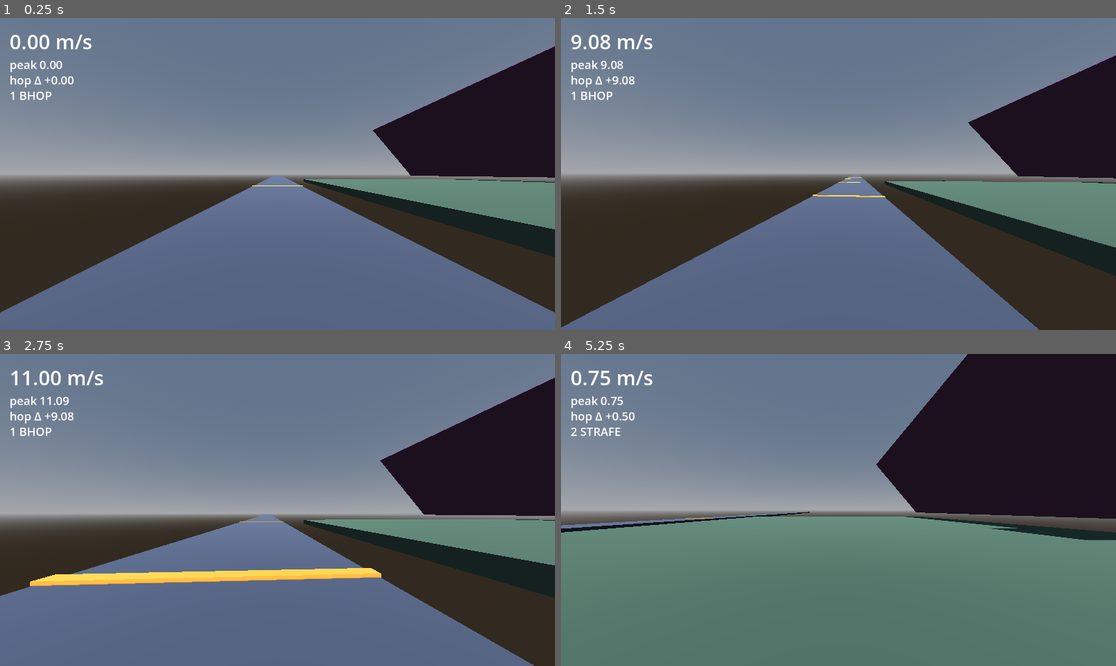
Above: before the commit, frames 1-4 (two rows, left to right).
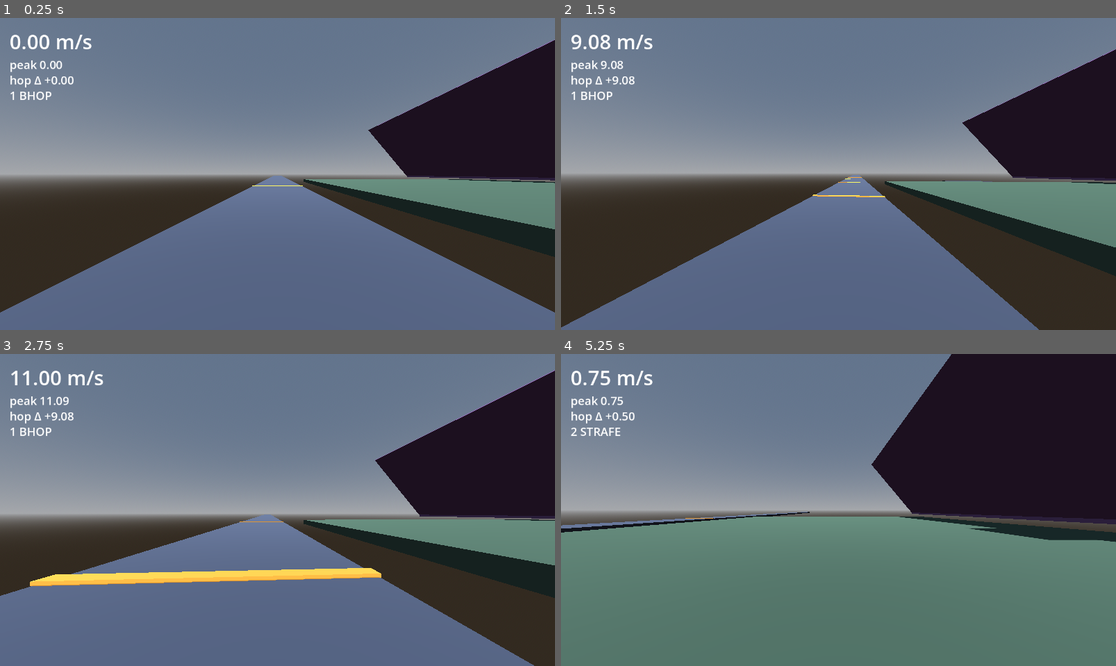
Above: after the commit, the same moments.

Repository: Crawford-Young/what-is-dark
Game: Godot game, scene res://scenes/momentum_lab.tscn
The game is run twice, just before and just after one commit, with the same random seed, the same clock (stepped at 60 frames per second) and the same inputs. This scene is started directly instead of the project's main scene.
Inputs (mouse positions are in pixels of both pictures, inside the frame that each line leads up to):
- Up to frame 1 (0.25 s): no input
- Up to frame 2 (1.5 s): tap Enter at 0.5 s; move the mouse to (866, 174) at 0.52 s; hold Q (glance) 0.53-1.28 s; hold W (move_forward) from 0.53 s (still down); click (866, 174) at 0.67 s; tap Space (jump) at 0.77 s; move the mouse to (810, 174) at 1.27 s; tap Shift at 1.35 s
- Up to frame 3 (2.75 s): keep holding W (move_forward); tap Space (jump) at 1.52 s; move the mouse to (288, 503) at 2.02 s; tap Alt at 2.1 s
- Up to frame 4 (5.25 s): keep holding W (move_forward); move the mouse to (832, 516) at 2.77 s; tap Ctrl at 2.85 s; click (832, 516) at 2.92 s; tap Space (jump) at 3.02, 3.77, 4.52 s; move the mouse to (877, 513) at 3.52 s; tap R at 3.6 s; move the mouse to (794, 506) at 4.27 s; tap 1 at 4.35 s; move the mouse to (844, 510) at 5.02 s; tap 2 at 5.1 s; click (844, 510) at 5.17 s

The runs differ from the first frame. In frame 1, 0.8% of the frame differs, in the area x 66-100%, y 6-54%; in frame 2, 0.7%; in frame 3, 0.9%; in frame 4, 1.5%, in the area x 55-100%, y 0-61%.

Commit message:
fix: source crease clipping for multi-plane contacts, flat-bottom valley
Co-Authored-By: Claude Fable 5 <noreply@anthropic.com>

Diff:
--- a/scripts/logic/source_move.gd
+++ b/scripts/logic/source_move.gd
@@ -42,6 +42,23 @@
 	return velocity - normal * velocity.dot(normal) * OVERBOUNCE
 
 
+## Source TryPlayerMove multi-plane semantics — clip each opposing plane; if still moving into
+## a clipped plane pair, slide along their crease (intersection line).
+static func clip_multi(velocity: Vector3, normals: Array[Vector3]) -> Vector3:
+	for n in normals:
+		if velocity.dot(n) < 0.0:
+			velocity = clip_velocity(velocity, n)
+	if normals.size() >= 2:
+		for i in normals.size():
+			for j in range(i + 1, normals.size()):
+				if velocity.dot(normals[i]) < -0.001 or velocity.dot(normals[j]) < -0.001:
+					var crease := normals[i].cross(normals[j])
+					if crease.length_squared() > 0.000001:
+						crease = crease.normalized()
+						velocity = crease * velocity.dot(crease)
+	return velocity
+
+
 static func jump(velocity: Vector3) -> Vector3:
 	return Vector3(velocity.x, JUMP_SPEED, velocity.z)
 
--- a/scripts/momentum_lab.gd
+++ b/scripts/momentum_lab.gd
@@ -5,9 +5,10 @@
 const STATIONS := [
 	{"label": "1 BHOP", "spawn": Vector3(0, 1.0, 5.0)},
 	{"label": "2 STRAFE", "spawn": Vector3(40, 1.0, 0.0)},
-	{"label": "3 SURF", "spawn": Vector3(64, 33, 12)},
+	{"label": "3 SURF", "spawn": Vector3(61, 33, 12)},
 ]
 const SURF_RAMP_ANGLE := 50.0  ## both valley faces share this angle (> floor_max_angle 45)
+const VALLEY_FLAT_HALF_WIDTH := 3.0  ## flat-bottom gap: real pipes have transitions, not a sharp V
 
 var _station := 0
 var _peak_speed := 0.0
@@ -80,12 +81,16 @@
 
 
 func _build_surf_run() -> void:
-	# Half-pipe valley: two huge panels tilted TOWARD each other (U shape). Bottom edges meet
-	# exactly at (90, 1, z); outboard top edges at x = 90±25.71, y ≈ 31.64. Momentum carved down
-	# one face carries the rider up the other — the canonical surf valley element.
+	# Half-pipe valley: two huge panels tilted TOWARD each other (U shape), flat-bottomed —
+	# a sharp V is hostile geometry (the crease pins riders dead), real pipes have transitions.
+	# Bottom edges land at x = 90∓3, y = 1 (VALLEY_FLAT_HALF_WIDTH outboard of the old sharp
+	# meeting point); outboard top edges at x = 90±28.71, y ≈ 31.64. Momentum carved down one
+	# face carries the rider up the other — the canonical surf valley element.
 	_valley_pair(-40.0, SURF_RAMP_ANGLE, 1.0, 20.0, 120.0)
-	# Drop-in platform: top y 32, just outboard of the left face's top edge (≈64.3, 31.6).
-	_add_box(Vector3(64, 31.5, 14), Vector3(8, 1, 8), 0.0, Color(0.5, 0.4, 0.3))
+	# Flush floor strip between the two bottom edges: x 87..93, top y 1, full valley length.
+	_add_box(Vector3(90, 0.5, -40), Vector3(6, 1, 120), 0.0, Color(0.45, 0.3, 0.5))
+	# Drop-in platform: top y 32, just outboard of the left face's top edge (≈61.3, 31.6).
+	_add_box(Vector3(61, 31.5, 14), Vector3(8, 1, 8), 0.0, Color(0.5, 0.4, 0.3))
 	# Pit: top y -12, spans x 60..120, z 50..-104 (shortened from -110 to avoid overlapping runout).
 	_add_box(Vector3(90, -12.5, -27), Vector3(60, 1, 154), 0.0, Color(0.08, 0.06, 0.08))
 	# Catch runout: top y -4, spans z -104..-148. Rider carried out of the valley lands here (finish zone).
@@ -96,7 +101,7 @@
 	var a := deg_to_rad(angle_deg)
 	for side in [-1.0, 1.0]:
 		var center := Vector3(
-			90.0 + side * half_width * cos(a),
+			90.0 + side * (VALLEY_FLAT_HALF_WIDTH + half_width * cos(a)),
 			floor_y + half_width * sin(a),
 			z_center)
 		_add_box(center, Vector3(half_width * 2.0, 0.5, length), side * angle_deg, Color(0.45, 0.3, 0.5))
--- a/scripts/momentum_player.gd
+++ b/scripts/momentum_player.gd
@@ -47,10 +47,13 @@
 		velocity = SourceMove.apply_gravity(velocity, delta)
 
 	move_and_slide()
+	var steep: Array[Vector3] = []
 	for i in get_slide_collision_count():
 		var normal := get_slide_collision(i).get_normal()
 		if normal.dot(Vector3.UP) < 0.7:  # steeper than floor_max_angle → surf surface
-			velocity = SourceMove.clip_velocity(velocity, normal)
+			steep.append(normal)
+	if steep.size() > 0:
+		velocity = SourceMove.clip_multi(velocity, steep)
 
 
 func teleport(pos: Vector3, face_dir: Vector3) -> void:
--- a/tests/unit/test_source_move.gd
+++ b/tests/unit/test_source_move.gd
@@ -86,6 +86,37 @@
 	assert_true(v.is_equal_approx(Vector3(1, 0, 0)))
 
 
+# --- clip_multi ---
+
+func test_clip_multi_single_normal_delegates_to_clip() -> void:
+	# Same case as the 45-degree single-plane test, routed through clip_multi.
+	var n := Vector3(-sqrt(2) / 2, sqrt(2) / 2, 0)
+	var normals: Array[Vector3] = [n]
+	var v := SourceMove.clip_multi(Vector3(0, -10, 0), normals)
+	assert_true(v.is_equal_approx(Vector3(-5, -5, 0)))
+
+
+func test_clip_multi_valley_crease_preserves_along_pipe_component() -> void:
+	# Half-pipe V: n1 = left-wall inner normal, n2 = right-wall inner normal (50-degree faces).
+	# v (0,-10,-5): dot n1 = -6.43 < 0 -> clip -> v1 = (4.925,-5.866,-5);
+	# v1.dot(n2) = -7.545 < 0 -> clip -> v2 = (-0.855,-1.015,-5);
+	# v2.dot(n1) = -1.31 < -0.001 -> crease fires: crease = n1 x n2 = (0,0,1) (normalized);
+	# result = crease * v2.dot(crease) = (0,0,-5) -- only the along-pipe component survives.
+	var n1 := Vector3(sin(deg_to_rad(50.0)), cos(deg_to_rad(50.0)), 0)
+	var n2 := Vector3(-sin(deg_to_rad(50.0)), cos(deg_to_rad(50.0)), 0)
+	var normals: Array[Vector3] = [n1, n2]
+	var v := SourceMove.clip_multi(Vector3(0, -10, -5), normals)
+	assert_almost_eq(v.x, 0.0, 0.0001)
+	assert_almost_eq(v.y, 0.0, 0.0001)
+	assert_almost_eq(v.z, -5.0, 0.0001)
+
+
+func test_clip_multi_noop_when_not_moving_into_any_plane() -> void:
+	var normals: Array[Vector3] = [Vector3.UP]
+	var v := SourceMove.clip_multi(Vector3(1, 0, 0), normals)
+	assert_true(v.is_equal_approx(Vector3(1, 0, 0)))
+
+
 # --- jump / gravity ---
 
 func test_jump_replaces_y_keeps_horizontal() -> void:
